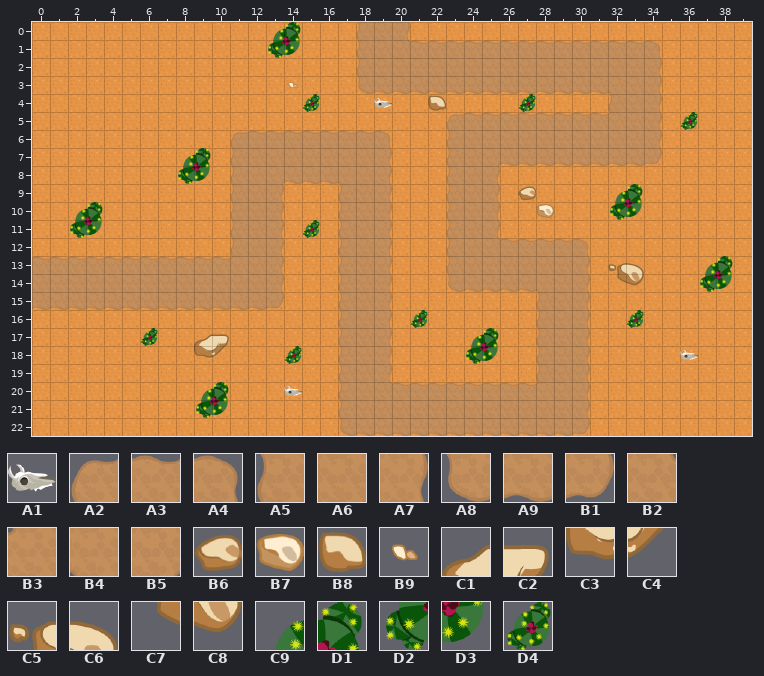
Two versions of a level (Tiled map, android/assets/game/levels/THE_BADLANDS/THE_BADLANDS.tmx). This is how it looked before the edit.
Cells are 64x64 px. Shown: x 0..39, y 0..22.
Key: from "skull": A1 0; from "tiles": A2 14, A3 15, A4 16, A5 17, A6 18, A7 19, A8 20, A9 21, B1 22, B2 23, B3 24, B4 25, B5 26; from "tiles3": B6 3, B7 4, B8 5, B9 6, C1 7, C2 8, C3 9, C4 10, C5 15, C6 16, C7 17, C8 18; from "tiles4": C9 30, D1 31, D2 32, D3 33, D4 34.
__ is an empty cell.
Layers that did not change in this view are not listed.
Layer "Tile Layer 2" before, first column x 0:
 0 __ __ __ __ __ __ __ __ __ __ __ __ __ C9 D1 __ __ __ A5 A6 A7 __ __ __ __ __ __ __ __ __ __ __ __ __ __ __ __ __ __ __
 1 __ __ __ __ __ __ __ __ __ __ __ __ __ D2 D3 __ __ __ A5 A6 B2 A3 A3 A3 A3 A3 A3 A3 A3 A3 A3 A3 A3 A3 A4 __ __ __ __ __
 2 __ __ __ __ __ __ __ __ __ __ __ __ __ __ __ __ __ __ A5 A6 A6 A6 A6 A6 A6 A6 A6 A6 A6 A6 A6 A6 A6 A6 A7 __ __ __ __ __
 3 __ __ __ __ __ __ __ __ __ __ __ __ __ __ B9 __ __ __ A8 A9 A9 A9 A9 A9 A9 A9 A9 A9 A9 A9 A9 A9 B4 A6 A7 __ __ __ __ __
 4 __ __ __ __ __ __ __ __ __ __ __ __ __ __ __ D4 __ __ __ A1 __ __ B8 __ __ __ __ D4 __ __ __ __ A5 A6 A7 __ __ __ __ __
 5 __ __ __ __ __ __ __ __ __ __ __ __ __ __ __ __ __ __ __ __ __ __ __ A2 A3 A3 A3 A3 A3 A3 A3 A3 B3 A6 A7 __ D4 __ __ __
 6 __ __ __ __ __ __ __ __ __ __ __ A2 A3 A3 A3 A3 A3 A3 A3 A4 __ __ __ A5 A6 A6 A6 A6 A6 A6 A6 A6 A6 A6 A7 __ __ __ __ __
 7 __ __ __ __ __ __ __ __ C9 D1 __ A5 A6 A6 A6 A6 A6 A6 A6 A7 __ __ __ A5 A6 B5 A9 A9 A9 A9 A9 A9 A9 A9 B1 __ __ __ __ __
 8 __ __ __ __ __ __ __ __ D2 D3 __ A5 A6 B5 A9 A9 A9 B4 A6 A7 __ __ __ A5 A6 A7 __ __ __ __ __ __ __ __ __ __ __ __ __ __
 9 __ __ __ __ __ __ __ __ __ __ __ A5 A6 A7 __ __ __ A5 A6 A7 __ __ __ A5 A6 A7 __ B6 __ __ __ __ C9 D1 __ __ __ __ __ __
10 __ __ C9 D1 __ __ __ __ __ __ __ A5 A6 A7 __ __ __ A5 A6 A7 __ __ __ A5 A6 A7 __ __ B7 __ __ __ D2 D3 __ __ __ __ __ __
11 __ __ D2 D3 __ __ __ __ __ __ __ A5 A6 A7 __ D4 __ A5 A6 A7 __ __ __ A5 A6 A7 __ __ __ __ __ __ __ __ __ __ __ __ __ __
12 __ __ __ __ __ __ __ __ __ __ __ A5 A6 A7 __ __ __ A5 A6 A7 __ __ __ A5 A6 B2 A3 A3 A3 A3 A4 __ __ __ __ __ __ __ __ __
13 A3 A3 A3 A3 A3 A3 A3 A3 A3 A3 A3 B3 A6 A7 __ __ __ A5 A6 A7 __ __ __ A5 A6 A6 A6 A6 A6 A6 A7 __ C5 C6 __ __ __ C9 D1 __
14 A6 A6 A6 A6 A6 A6 A6 A6 A6 A6 A6 A6 A6 A7 __ __ __ A5 A6 A7 __ __ __ A8 A9 A9 A9 A9 B4 A6 A7 __ C7 C8 __ __ __ D2 D3 __
15 A9 A9 A9 A9 A9 A9 A9 A9 A9 A9 A9 A9 A9 B1 __ __ __ A5 A6 A7 __ __ __ __ __ __ __ __ A5 A6 A7 __ __ __ __ __ __ __ __ __
16 __ __ __ __ __ __ __ __ __ __ __ __ __ __ __ __ __ A5 A6 A7 __ D4 __ __ __ __ __ __ A5 A6 A7 __ __ D4 __ __ __ __ __ __
17 __ __ __ __ __ __ D4 __ __ C1 C2 __ __ __ __ __ __ A5 A6 A7 __ __ __ __ C9 D1 __ __ A5 A6 A7 __ __ __ __ __ __ __ __ __
18 __ __ __ __ __ __ __ __ __ C3 C4 __ __ __ D4 __ __ A5 A6 A7 __ __ __ __ D2 D3 __ __ A5 A6 A7 __ __ __ __ __ A1 __ __ __
19 __ __ __ __ __ __ __ __ __ __ __ __ __ __ __ __ __ A5 A6 A7 __ __ __ __ __ __ __ __ A5 A6 A7 __ __ __ __ __ __ __ __ __
20 __ __ __ __ __ __ __ __ __ C9 D1 __ __ __ A1 __ __ A5 A6 B2 A3 A3 A3 A3 A3 A3 A3 A3 B3 A6 A7 __ __ __ __ __ __ __ __ __
21 __ __ __ __ __ __ __ __ __ D2 D3 __ __ __ __ __ __ A5 A6 A6 A6 A6 A6 A6 A6 A6 A6 A6 A6 A6 A7 __ __ __ __ __ __ __ __ __
22 __ __ __ __ __ __ __ __ __ __ __ __ __ __ __ __ __ A8 A9 A9 A9 A9 A9 A9 A9 A9 A9 A9 A9 A9 B1 __ __ __ __ __ __ __ __ __
After the commit:
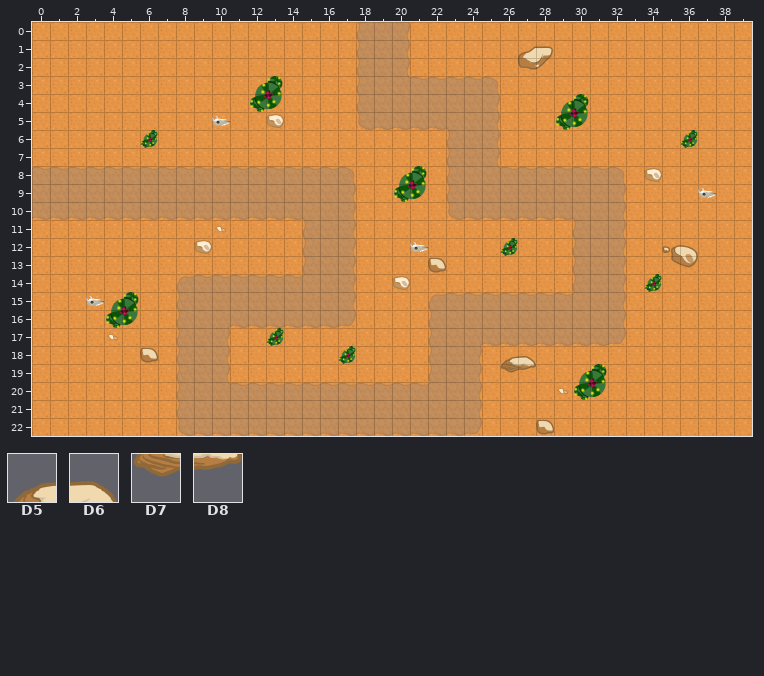
Further tiles: from "tiles3": D5 11, D6 12, D7 13, D8 14.
Diff:
Layer "Tile Layer 2":
y 0: x 13..14 C9 D1 -> __ __
y 1: x 13..14 D2 D3 -> __ __; x 20..34 B2 A3 A3 A3 A3 A3 A3 A3 A3 A3 A3 A3 A3 A3 A4 -> A7 __ __ __ __ __ __ C1 C2 __ __ __ __ __ __
y 2: x 20..34 A6 A6 A6 A6 A6 A6 A6 A6 A6 A6 A6 A6 A6 A6 A7 -> A7 __ __ __ __ __ __ C3 C4 __ __ __ __ __ __
y 3: x 12..14 __ __ B9 -> C9 D1 __; x 18..34 A8 A9 A9 A9 A9 A9 A9 A9 A9 A9 A9 A9 A9 A9 B4 A6 A7 -> A5 A6 B2 A3 A3 A3 A3 A4 __ __ __ __ __ __ __ __ __
y 4: x 12..13 __ __ -> D2 D3; x 15 D4 -> __; x 18..25 __ A1 __ __ B8 __ __ __ -> A5 A6 A6 A6 A6 A6 A6 A7; x 27 D4 -> __; x 29..30 __ __ -> C9 D1; x 32..34 A5 A6 A7 -> __ __ __
y 5: x 10 __ -> A1; x 13 __ -> B7; x 18..34 __ __ __ __ __ A2 A3 A3 A3 A3 A3 A3 A3 A3 B3 A6 A7 -> A8 A9 A9 A9 A9 B4 A6 A7 __ __ __ D2 D3 __ __ __ __; x 36 D4 -> __
y 6: x 6 __ -> D4; x 11..19 A2 A3 A3 A3 A3 A3 A3 A3 A4 -> __ __ __ __ __ __ __ __ __; x 25..34 A6 A6 A6 A6 A6 A6 A6 A6 A6 A7 -> A7 __ __ __ __ __ __ __ __ __; x 36 __ -> D4
y 7: x 8..9 C9 D1 -> __ __; x 11..19 A5 A6 A6 A6 A6 A6 A6 A6 A7 -> __ __ __ __ __ __ __ __ __; x 25..34 B5 A9 A9 A9 A9 A9 A9 A9 A9 B1 -> A7 __ __ __ __ __ __ __ __ __
y 8: x 0..21 __ __ __ __ __ __ __ __ D2 D3 __ A5 A6 B5 A9 A9 A9 B4 A6 A7 __ __ -> A3 A3 A3 A3 A3 A3 A3 A3 A3 A3 A3 A3 A3 A3 A3 A3 A3 A4 __ __ C9 D1; x 25..32 A7 __ __ __ __ __ __ __ -> B2 A3 A3 A3 A3 A3 A3 A4; x 34 __ -> B7
y 9: x 0..11 __ __ __ __ __ __ __ __ __ __ __ A5 -> A6 A6 A6 A6 A6 A6 A6 A6 A6 A6 A6 A6; x 13..21 A7 __ __ __ A5 A6 A7 __ __ -> A6 A6 A6 A6 A7 __ __ D2 D3; x 25..33 A7 __ B6 __ __ __ __ C9 D1 -> A6 A6 A6 A6 A6 A6 A6 A7 __; x 37 __ -> A1
y 10: x 0..19 __ __ C9 D1 __ __ __ __ __ __ __ A5 A6 A7 __ __ __ A5 A6 A7 -> A9 A9 A9 A9 A9 A9 A9 A9 A9 A9 A9 A9 A9 A9 A9 B4 A6 A7 __ __; x 23..33 A5 A6 A7 __ __ B7 __ __ __ D2 D3 -> A8 A9 A9 A9 A9 A9 A9 B4 A6 A7 __
y 11: x 2..3 D2 D3 -> __ __; x 10..13 __ A5 A6 A7 -> B9 __ __ __; x 15..19 D4 __ A5 A6 A7 -> A5 A6 A7 __ __; x 23..25 A5 A6 A7 -> __ __ __; x 30..32 __ __ __ -> A5 A6 A7
y 12: x 9 __ -> B7; x 11..13 A5 A6 A7 -> __ __ __; x 15..19 __ __ A5 A6 A7 -> A5 A6 A7 __ __; x 21 __ -> A1; x 23..32 A5 A6 B2 A3 A3 A3 A3 A4 __ __ -> __ __ __ D4 __ __ __ A5 A6 A7; x 35..36 __ __ -> C5 C6
y 13: x 0..13 A3 A3 A3 A3 A3 A3 A3 A3 A3 A3 A3 B3 A6 A7 -> __ __ __ __ __ __ __ __ __ __ __ __ __ __; x 15..19 __ __ A5 A6 A7 -> A5 A6 A7 __ __; x 22..33 __ A5 A6 A6 A6 A6 A6 A6 A7 __ C5 C6 -> B8 __ __ __ __ __ __ __ A5 A6 A7 __; x 35..38 __ __ C9 D1 -> C7 C8 __ __
y 14: x 0..20 A6 A6 A6 A6 A6 A6 A6 A6 A6 A6 A6 A6 A6 A7 __ __ __ A5 A6 A7 __ -> __ __ __ __ __ __ __ __ A2 A3 A3 A3 A3 A3 A3 B3 A6 A7 __ __ B7; x 23..34 A8 A9 A9 A9 A9 B4 A6 A7 __ C7 C8 __ -> __ __ __ __ __ __ __ A5 A6 A7 __ D4; x 37..38 D2 D3 -> __ __
y 15: x 0..19 A9 A9 A9 A9 A9 A9 A9 A9 A9 A9 A9 A9 A9 B1 __ __ __ A5 A6 A7 -> __ __ __ A1 C9 D1 __ __ A5 A6 A6 A6 A6 A6 A6 A6 A6 A7 __ __; x 22..32 __ __ __ __ __ __ A5 A6 A7 __ __ -> A2 A3 A3 A3 A3 A3 A3 A3 B3 A6 A7
y 16: x 4..5 __ __ -> D2 D3; x 8..19 __ __ __ __ __ __ __ __ __ A5 A6 A7 -> A5 A6 B5 A9 A9 A9 A9 A9 A9 B1 __ __; x 21..28 D4 __ __ __ __ __ __ A5 -> __ A5 A6 A6 A6 A6 A6 A6; x 30..33 A7 __ __ D4 -> A6 A6 A7 __
y 17: x 4 __ -> B9; x 6 D4 -> __; x 8..10 __ C1 C2 -> A5 A6 A7; x 13 __ -> D4; x 17..19 A5 A6 A7 -> __ __ __; x 22..32 __ __ C9 D1 __ __ A5 A6 A7 __ __ -> A5 A6 B5 A9 A9 A9 A9 A9 A9 A9 B1
y 18: x 6 __ -> B8; x 8..10 __ C3 C4 -> A5 A6 A7; x 14 D4 -> __; x 17..19 A5 A6 A7 -> D4 __ __; x 22..30 __ __ D2 D3 __ __ A5 A6 A7 -> A5 A6 A7 __ D5 D6 __ __ __; x 36 A1 -> __
y 19: x 8..10 __ __ __ -> A5 A6 A7; x 17..19 A5 A6 A7 -> __ __ __; x 22..24 __ __ __ -> A5 A6 A7; x 26..31 __ __ A5 A6 A7 __ -> D7 D8 __ __ C9 D1
y 20: x 8..19 __ C9 D1 __ __ __ A1 __ __ A5 A6 B2 -> A5 A6 B2 A3 A3 A3 A3 A3 A3 A3 A3 A3; x 22..31 A3 A3 A3 A3 A3 A3 B3 A6 A7 __ -> B3 A6 A7 __ __ __ __ B9 D2 D3
y 21: x 8..17 __ D2 D3 __ __ __ __ __ __ A5 -> A5 A6 A6 A6 A6 A6 A6 A6 A6 A6; x 24..30 A6 A6 A6 A6 A6 A6 A7 -> A7 __ __ __ __ __ __
y 22: x 8..17 __ __ __ __ __ __ __ __ __ A8 -> A8 A9 A9 A9 A9 A9 A9 A9 A9 A9; x 24..30 A9 A9 A9 A9 A9 A9 B1 -> B1 __ __ __ B8 __ __
Pixel boxes of the changes (left, top, right, bottom) in both pictures:
changed: (32, 22, 733, 436)
